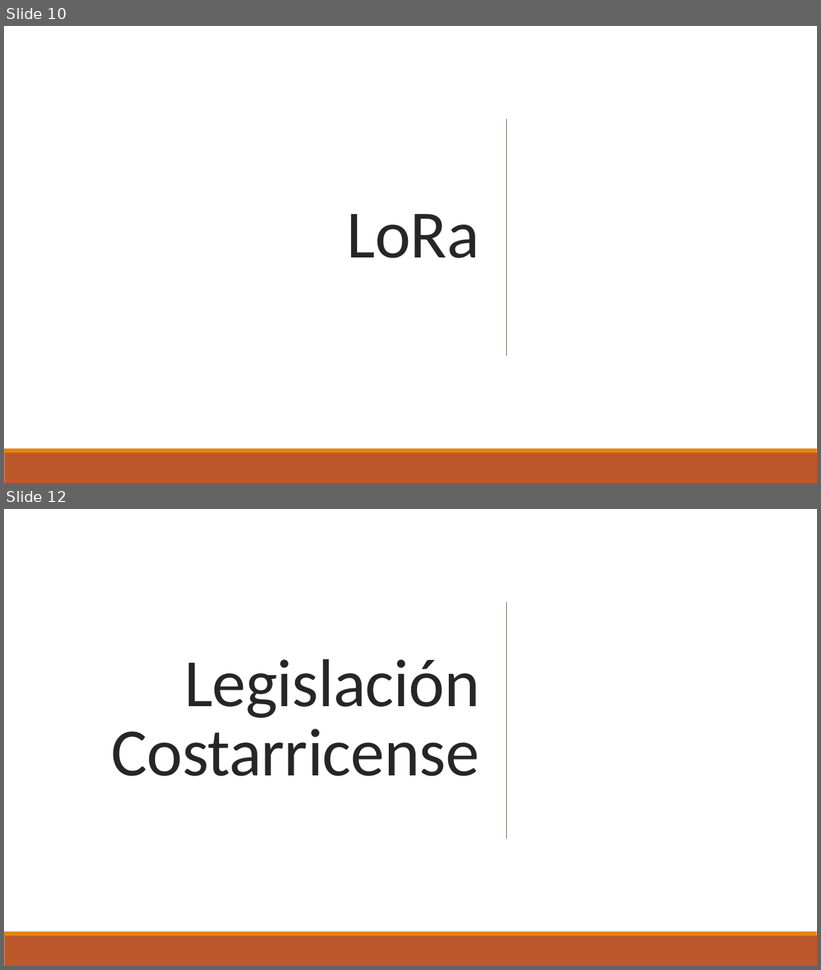
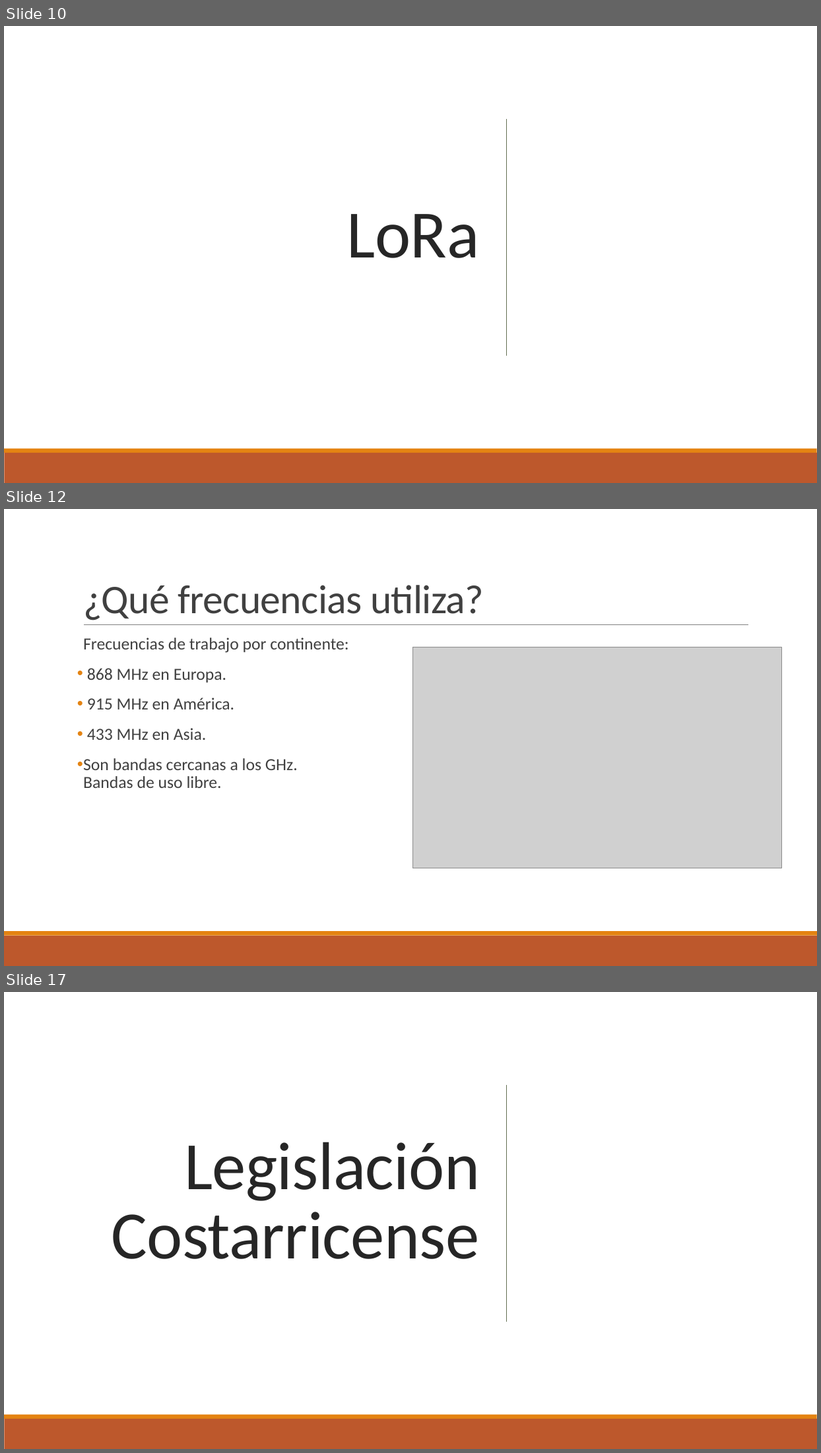
Before and after one commit to oscarconejoc/Taller_Integrador_Grupo6, a slide deck: Investigacion Inicial/Sistema de comunicaciones LoRa.pptx. Shown one above the other, each under a label of ours: slides 10 and 12 before the commit, slides 10, 12 and 17 after it; the slides between them are not shown. The pictures are 821x970 and 821x1453 pixels, drawn with LibreOffice and Linux fonts; fonts in the diff are those of the drawing; grey boxes stand for pictures. Boxes give left, top, right and bottom in pixels: in the first picture for what was removed or moved away, otherwise in the second. Text is boxed around its words. In the diff, an @@ line names an element or a change of style, - is before the commit and + after.

```diff
--- a/Investigacion Inicial/Sistema de comunicaciones LoRa.pptx
+++ b/Investigacion Inicial/Sistema de comunicaciones LoRa.pptx
@@ slide 12 added at [4, 509, 817, 966], background #FFFFFF @@
@@ title added at [83, 585, 484, 621], 48 pt, text #404040 @@
+¿Qué frecuencias utiliza?
@@ line added from (84, 625) to (748, 625), #808080 0.5 pt @@
@@ text added at [83, 638, 349, 788], 20 pt, text #404040 @@
+  Frecuencias de trabajo por continente:
+• 868 MHz en Europa.
+• 915 MHz en América.
+• 433 MHz en Asia.
+• Son bandas cercanas a los GHz.
+  Bandas de uso libre.
@@ picture added at [413, 647, 781, 868] @@
@@ rectangle added at [4, 936, 817, 966], fill #BD582C @@
@@ rectangle added at [4, 931, 817, 936], fill #E48312 @@
@@ what was slide 12 is now slide 17 @@
```
Also in this commit, not shown: 6 other slides added, 2 slides removed.
